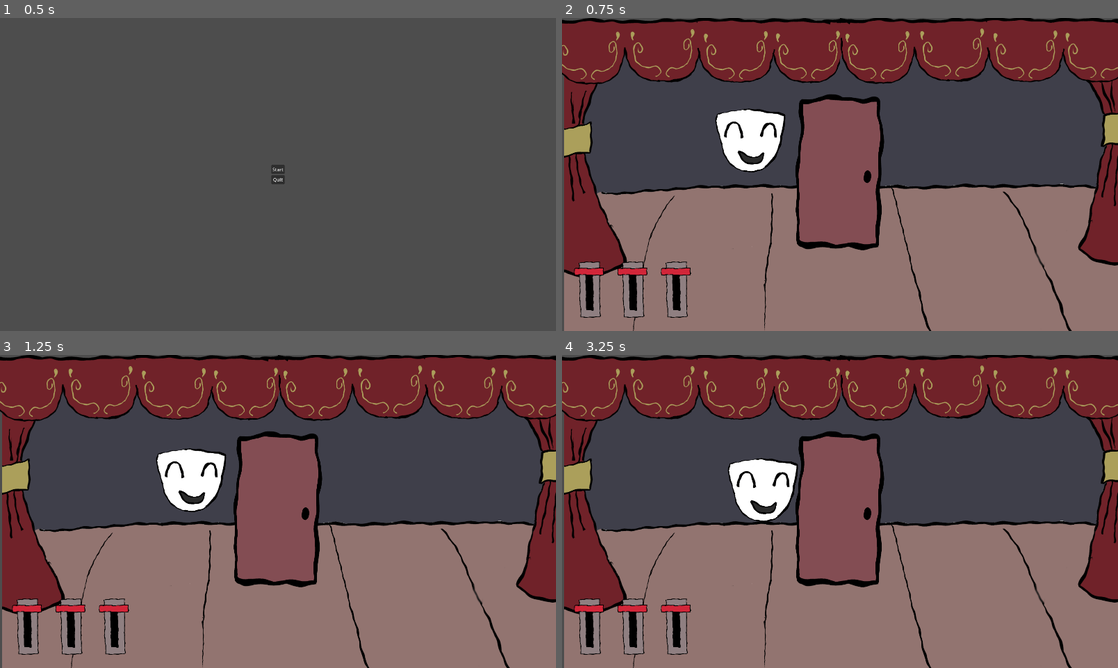
Above: before the commit, frames 1-4 (two rows, left to right).
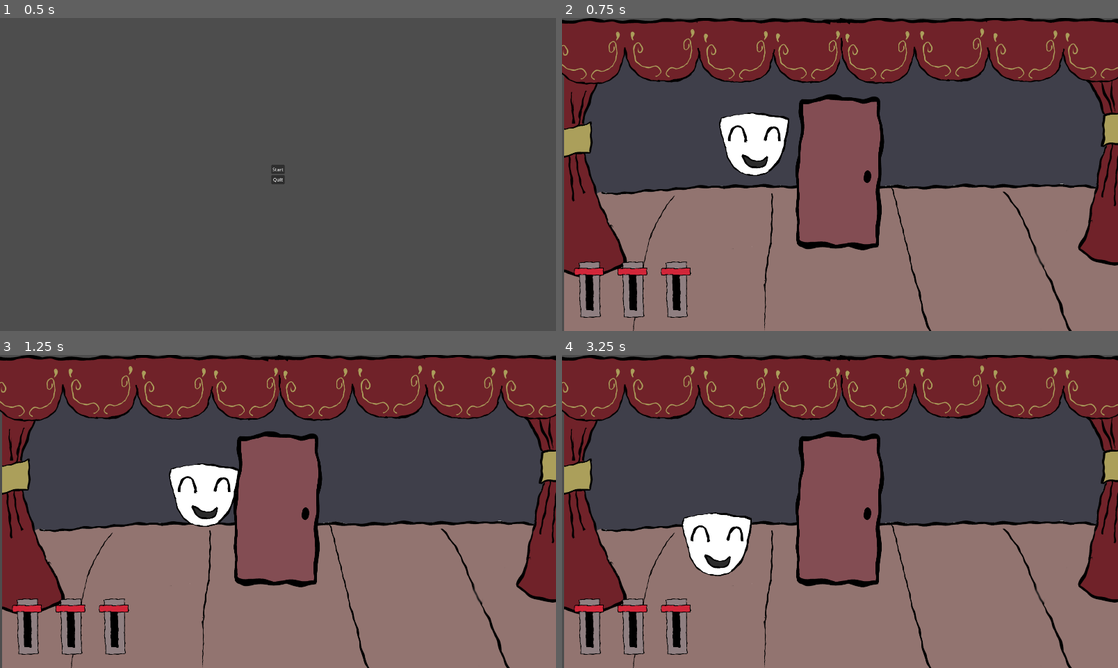
Above: after the commit, the same moments.

Repository: razzius/Masks2026
Game: Godot game, scene res://scenes/title_screen.tscn
Two runs of this game, one before a commit and one after it. Both use one fixed random seed, a clock stepped at 60 frames per second and the inputs below. The engine's default icon, where the game draws it, is replaced by a stand-in: a white triangle on a blue panel in a dark square.
Inputs:
- Up to frame 1 (0.5 s): no input
- Up to frame 2 (0.75 s): click "Start" at 0.5 s
- Up to frame 3 (1.25 s): no input
- Up to frame 4 (3.25 s): tap Enter (ui_accept) at 1.25, 1.52, 2.27 s; hold Right (Right) 1.28-2.03 s; hold Left (ui_left) 2.03-2.78 s; hold Right (Right) from 2.78 s (still down)

Frame 1 is identical in both runs. In frame 2, 1.0% of the frame differs, in the area x 27-41%, y 28-51%; in frame 3, 2.0%; in frame 4, 4.0%, in the area x 21-43%, y 32-71%.

Commit message:
Adjust bounciness and friction stuff

Diff:
--- a/Assets/Gate.tscn
+++ b/Assets/Gate.tscn
@@ -2,6 +2,10 @@
 
 [ext_resource type="Script" uid="uid://cec7ij6pe2i3c" path="res://scripts/Gate.gd" id="1_x6m3a"]
 [ext_resource type="Texture2D" uid="uid://c0yst0ko6krfb" path="res://art/door_0000.png" id="2_x6m3a"]
+
+[sub_resource type="PhysicsMaterial" id="PhysicsMaterial_gvlo7"]
+friction = 0.0
+bounce = 1.0
 
 [sub_resource type="RectangleShape2D" id="RectangleShape2D_x6m3a"]
 
@@ -12,6 +16,7 @@
 texture = ExtResource("2_x6m3a")
 
 [node name="StaticBody2D" type="StaticBody2D" parent="." unique_id=44474892]
+physics_material_override = SubResource("PhysicsMaterial_gvlo7")
 
 [node name="CollisionShape2D" type="CollisionShape2D" parent="StaticBody2D" unique_id=922041905]
 scale = Vector2(18, 26)
--- a/scenes/mask.gd
+++ b/scenes/mask.gd
@@ -13,4 +13,5 @@
 
 # Mask collided with something.
 func _on_rigid_body_2d_body_entered(body: Node) -> void:
-	print('blahhhhh')
+	#$RigidBody2D.linear_velocity.x = -$RigidBody2D.linear_velocity.x
+	pass
--- a/scenes/mask.tscn
+++ b/scenes/mask.tscn
@@ -3,14 +3,19 @@
 [ext_resource type="Script" uid="uid://duvdnqk8w8yk1" path="res://scenes/mask.gd" id="1_rv8xw"]
 [ext_resource type="Texture2D" uid="uid://bivr2khgssmkh" path="res://art/happymask.png" id="2_0d8jk"]
 
+[sub_resource type="PhysicsMaterial" id="PhysicsMaterial_rv8xw"]
+bounce = 1.0
+
 [node name="Mask" type="Node2D" unique_id=1359150612]
 script = ExtResource("1_rv8xw")
 
 [node name="RigidBody2D" type="RigidBody2D" parent="." unique_id=1479127195]
+physics_material_override = SubResource("PhysicsMaterial_rv8xw")
 gravity_scale = 0.0
+lock_rotation = true
 contact_monitor = true
 max_contacts_reported = 1
-linear_velocity = Vector2(20, 20)
+linear_velocity = Vector2(100, 100)
 
 [node name="CollisionPolygon2D" type="CollisionPolygon2D" parent="RigidBody2D" unique_id=687088489]
 polygon = PackedVector2Array(0, -107, 118, -89, 105, 0, 84, 58, 51, 92, 0, 108, -53, 93, -84, 60, -104, 0, -121, -92)
